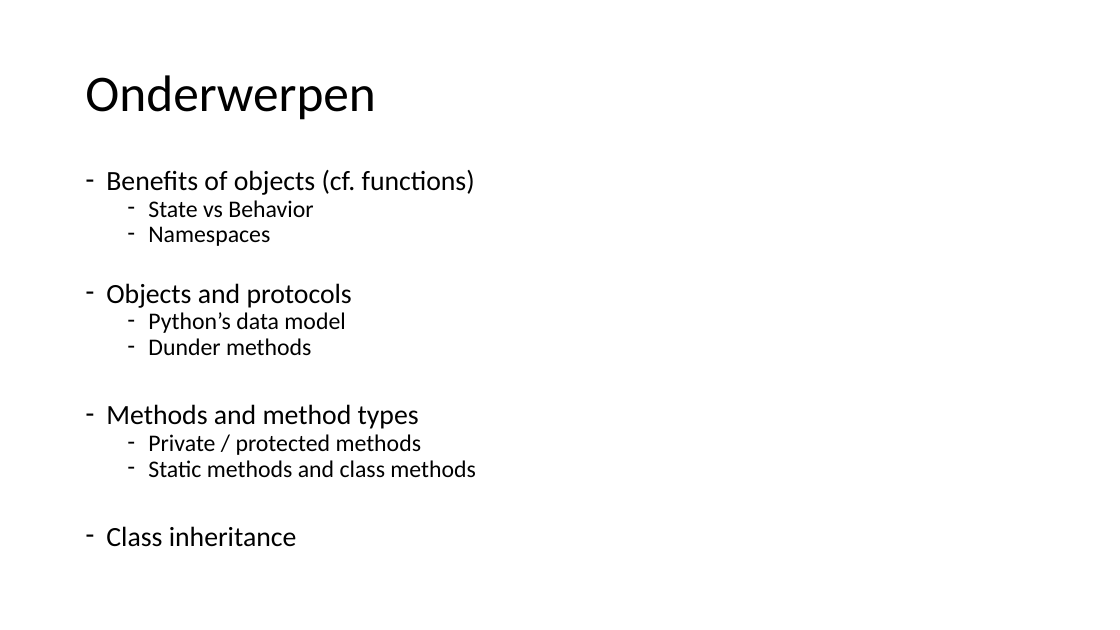
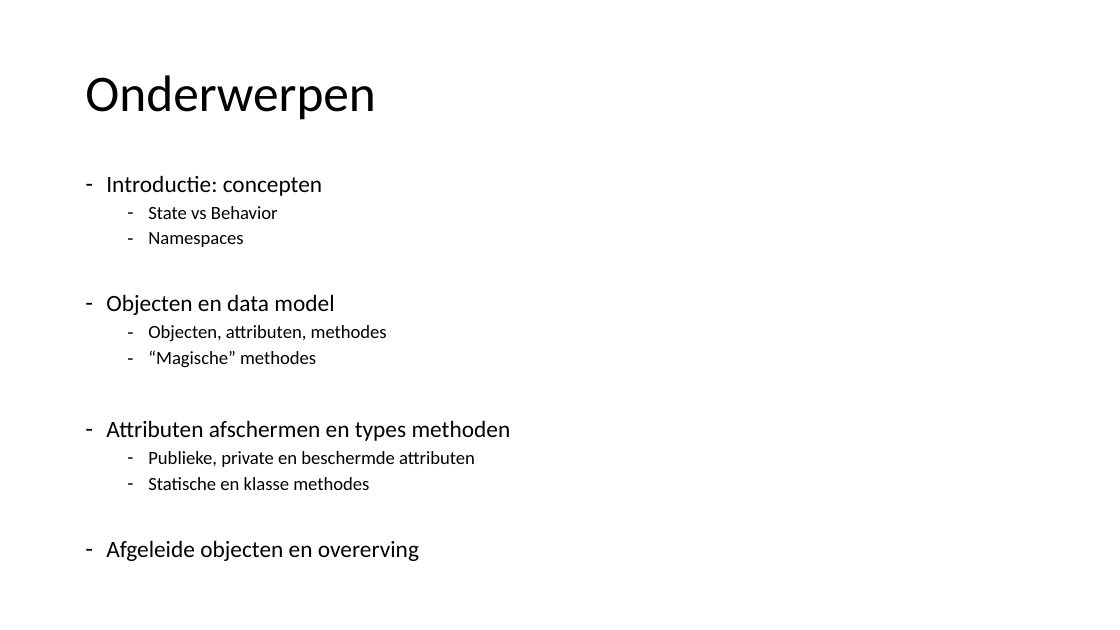
Before and after one commit to LFKoning/knowledge-sharing, a slide deck: slide 2 of objects/python_objects.pptx. Drawn at 1120x630 pixels with LibreOffice and Linux fonts; fonts in the diff are those of the drawing. Boxes give left, top, right and bottom in pixels: in the first picture for what was removed or moved away, otherwise in the second. Text is boxed around its words. In the diff, an @@ line names an element or a change of style, - is before the commit and + after.

```diff
--- a/objects/python_objects.pptx
+++ b/objects/python_objects.pptx
@@ text at [106, 175, 322, 196]: text changed; size 23.8 to 20 pt @@
-– Benefits of objects (cf. functions)
+– Introductie: concepten
@@ text at [148, 206, 278, 247]: size 20.4 to 16 pt in "State vs Behavior", "Namespaces"; line spacing 0.7 to 0.9 @@
@@ text at [106, 294, 511, 561]: text changed; size 20.4 to 16 pt @@
-– Objects and protocols
-  – Python’s data model
-  – Dunder methods
-– Methods and method types
-  – Private / protected methods
-  – Static methods and class methods
-– Class inheritance
+– Objecten en data model
+  – Objecten, attributen, methodes
+  – “Magische” methodes
+– Attributen afschermen en types methoden
+  – Publieke, private en beschermde attributen
+  – Statische en klasse methodes
+– Afgeleide objecten en overerving
```
Also in this commit, not shown: 1 other slide changed, 2 other files.
